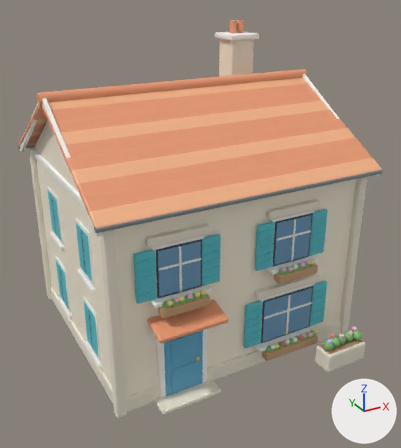
Renders of the FBX model unity/Assets/Resources/Bayview/house_a.fbx from each side of a commit.
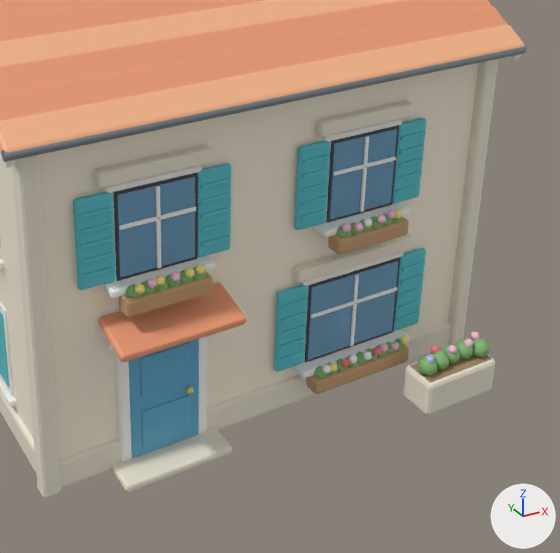
Each version appears first whole from a 50 mm lens placed at (-8.37, -16.13, 11.73), pointed at (-0.01, -0.93, 4.13), and next in a close-up on the part from 23% to 100% of the width and 32% to 100% of the height. Every picture has the same lights, and +X, +Y and +Z are marked at lower right. The last two pictures show the newer version. Objects named as collision shapes, trigger or cutter boxes, shadow casters or lower levels of detail are left out. Where no turn or scale is listed for an object, it has been applied to the vertices.

The scene before the commit, as lines of its bpy script (objects in view):
```python
me_cube = bpy.data.meshes.new('Cube')
me_cube.from_pydata(...)  # 9584 vertices, 9582 faces; spans x -4.75..4.75, y -5.3..4.27, z -3.14..7.35
me_cube.materials.append(mat_tint_wall)  # pale yellow #fcf2dd
me_cube.materials.append(mat_stone)  # pale yellow #efe7d4
me_cube.materials.append(mat_whitetrim)  # white #fcfaf6
me_cube.materials.append(mat_rooftilelight)  # beige #f9b88b
me_cube.materials.append(mat_rooftile)  # orange #ef9e76
me_cube.materials.append(mat_metal)  # grey #959ba2
me_cube.materials.append(mat_tint_door)  # blue #61adce
me_cube.materials.append(mat_gold)  # yellow #fddf6f
me_cube.materials.append(mat_black)  # dark grey #3f3f45
me_cube.materials.append(mat_glass)  # blue #6f9ebf
me_cube.materials.append(mat_tint_shutter)  # cyan #59c4ce
me_cube.materials.append(mat_wood)  # brown #c59e73
me_cube.materials.append(mat_leaf)  # green #84b873
me_cube.materials.append(mat_flowerwhite)  # white #fffffc
me_cube.materials.append(mat_floweryellow)  # yellow #ffec81
me_cube.materials.append(mat_flowerred)  # red #f97c86
me_cube.materials.append(mat_flowerpink)  # pink #ffc5df
me_cube.materials.append(mat_soil)  # brown #aa8b6c
me_cube.materials.append(mat_flowerblue)  # blue #bfc5ff
ob_visual = bpy.data.objects.new('Visual', me_cube)
ob_visual.location = (0.0, 0.0, 3.1)
```
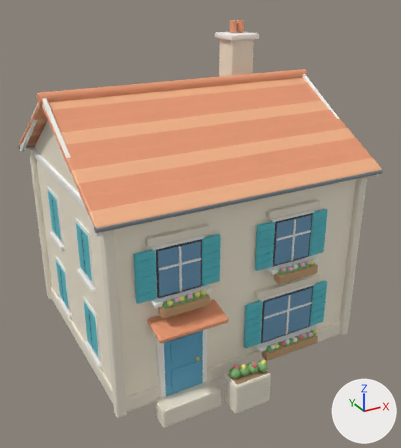
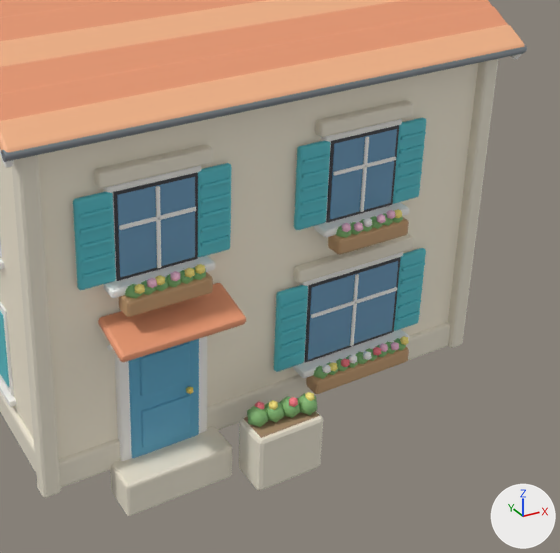
The change, as a diff of the scene's bpy script:
```diff
--- a/unity/Assets/Resources/Bayview/house_a.fbx.py
+++ b/unity/Assets/Resources/Bayview/house_a.fbx.py
@@ me_cube @@
 # used by ob_visual; location = (0.0, 0.0, 3.1)
-me_cube.from_pydata(...)  # 9584 vertices, 9582 faces; spans x -4.75..4.75, y -5.3..4.27, z -3.14..7.35
+me_cube.from_pydata(...)  # 9560 vertices, 9542 faces; spans x -4.75..4.75, y -5.1..4.27, z -3.6..7.35
+# me_cube part 1: the loose piece of 56 vertices spanning x 2.37..3.83, y -5.23..-4.67, z -2.43..-2.39 is scaled about its middle by (0.793, 1, 1), then moved by (-3.55, 0.2, 0.0)
+# me_cube part 2: the loose piece of 12 vertices spanning x 2.32..2.68, y -5.16..-4.82, z -2.44..-2.04 is moved by (-3.4, 0.29, 0.0)
+# me_cube part 3: the loose piece of 12 vertices spanning x 2.43..2.59, y -5.1..-4.94, z -2.17..-1.99 is moved by (-3.36, 0.34, 0.0), in mat_flowerred (red #f97c86)
+# me_cube part 4: the loose piece of 12 vertices spanning x 2.62..2.98, y -5.13..-4.79, z -2.44..-2.04 is moved by (-3.4, 0.23, 0.0)
+# me_cube part 5: the loose piece of 12 vertices spanning x 2.7..2.86, y -4.91..-4.75, z -2.17..-1.99 is moved by (-3.41, 0.07, 0.0), in mat_floweryellow (yellow #ffec81)
+# me_cube part 6: the loose piece of 12 vertices spanning x 2.92..3.28, y -5.09..-4.75, z -2.44..-2.04 is moved by (-3.4, 0.15, 0.0)
+# me_cube part 7: the loose piece of 12 vertices spanning x 2.98..3.14, y -5.06..-4.91, z -2.17..-1.99 is moved by (-3.36, 0.13, 0.0), in mat_flowerred (red #f97c86)
+# me_cube part 8: the loose piece of 12 vertices spanning x 3.22..3.58, y -5.09..-4.75, z -2.44..-2.04 is moved by (-3.4, 0.08, 0.0)
+# me_cube part 9: the loose piece of 12 vertices spanning x 3.37..3.53, y -5.05..-4.9, z -2.17..-1.99 is moved by (-3.42, 0.11, 0.0), in mat_floweryellow (yellow #ffec81)
+# me_cube part 10: a new loose piece of 56 vertices spanning x -1.1..0.2, y -5.1..-4.4, z -3.5..-2.4, in mat_stone (pale yellow #efe7d4)
+# me_cube part 11: the loose piece of 56 vertices spanning x 2.3..3.9, y -5.3..-4.6, z -3.1..-2.4 is deleted
+# me_cube part 12: the loose piece of 12 vertices spanning x 3.63..3.8, y -4.94..-4.78, z -2.17..-1.99 is deleted
+# me_cube part 13: the loose piece of 12 vertices spanning x 3.52..3.88, y -5.19..-4.85, z -2.44..-2.04 is deleted
+# me_cube part 14
+# 28 vertices in x -3.2..-1.2, y -4.45..-3.75, z -3.1..-3.05 move by (0.0, 0.0, -0.5)
 me_cube.materials.append(mat_tint_wall)
@@ me_cube @@
 me_cube.materials.append(mat_soil)
-me_cube.materials.append(mat_flowerblue)  # blue #bfc5ff
```

What differs and where, as boxes [x1, y1, x2, y2] in the close-ups (560 x 553 px; the box of a moved part takes in the faces that stretch with it):
'Visual', reshaped
    before: [0, 0, 527, 498]
    after: [0, 0, 527, 516]
part 1 of me_cube, moved or reshaped
    before: [410, 355, 492, 383]
    after: [244, 412, 319, 438]
part 2 of me_cube, moved or reshaped
    before: [418, 356, 437, 376]
    after: [247, 405, 268, 427]
part 3 of me_cube, moved or reshaped
    before: [426, 355, 435, 364]
    after: [255, 401, 264, 409]
part 4 of me_cube, moved or reshaped
    before: [431, 351, 449, 370]
    after: [264, 400, 284, 422]
part 5 of me_cube, moved or reshaped
    before: [430, 345, 439, 353]
    after: [269, 400, 278, 410]
part 6 of me_cube, moved or reshaped
    before: [441, 344, 460, 364]
    after: [279, 396, 300, 418]
part 7 of me_cube, moved or reshaped
    before: [448, 345, 457, 354]
    after: [289, 397, 298, 407]
part 8 of me_cube, moved or reshaped
    before: [454, 340, 473, 359]
    after: [297, 393, 318, 415]
part 9 of me_cube, moved or reshaped
    before: [464, 339, 473, 347]
    after: [305, 392, 315, 401]
part 10 of me_cube, added (pale yellow)
    after: [239, 397, 323, 491]
part 11 of me_cube, deleted (pale yellow)
    before: [403, 355, 495, 415]
part 12 of me_cube, deleted
    before: [471, 332, 479, 340]
part 13 of me_cube, deleted
    before: [472, 338, 489, 358]
part 14 of me_cube, moved or reshaped
    before: [111, 449, 232, 492]
    after: [110, 449, 232, 516]
